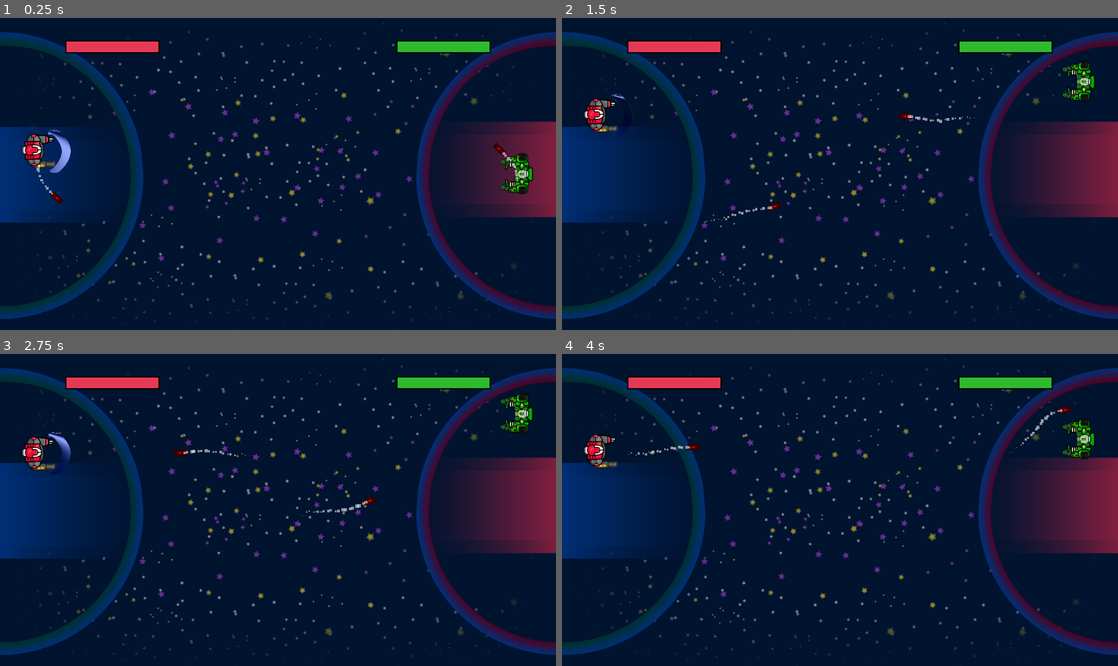
Above: before the commit, frames 1-4 (two rows, left to right).
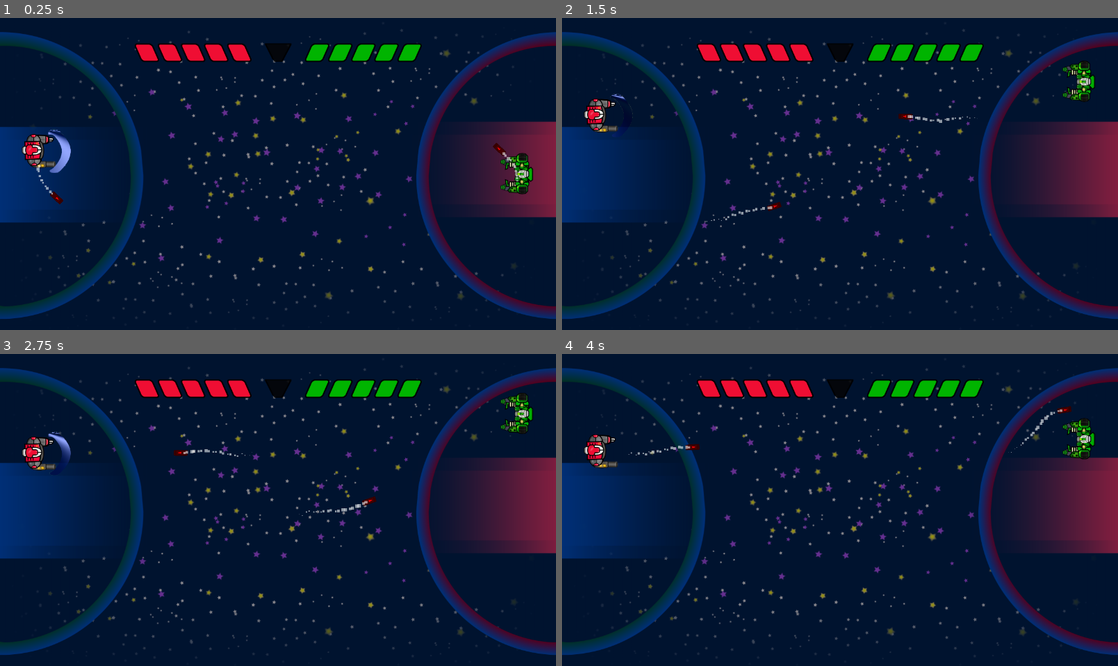
Above: after the commit, the same moments.

Repository: fivemoreminix/mechtoid
Game: Godot game, scene res://assets/scenes/Game.tscn
Same seed, same stepped clock (60 frames per second), same inputs: the game is played once before the commit and once after it. The engine's default icon, where the game draws it, is replaced by a stand-in: a white triangle on a blue panel in a dark square.
Inputs:
- Up to frame 1 (0.25 s): no input
- Up to frame 2 (1.5 s): hold W (up) 0.53-1.28 s; tap Space (shield) at 0.6, 1.35 s; hold S (down) from 1.28 s (still down)
- Up to frame 3 (2.75 s): release S (down) at 2.03 s; hold W (up) from 2.03 s (still down); tap Space (shield) at 2.1 s
- Up to frame 4 (4 s): tap Space (shield) at 2.85, 3.6 s; release W (up) at 3.53 s; hold S (down) from 3.53 s (still down)

The runs differ from the first frame. In frame 1, 3.3% of the frame differs, in the area x 11-89%, y 7-15%; in frame 2, 3.3%; in frame 3, 3.3%; in frame 4, 3.3%.

Commit message:
added the new progress bar :)

Diff:
--- a/assets/scenes/Game.tscn
+++ b/assets/scenes/Game.tscn
@@ -1,10 +1,11 @@
-[gd_scene load_steps=7 format=2]
+[gd_scene load_steps=8 format=2]
 
 [ext_resource path="res://assets/scenes/Player.tscn" type="PackedScene" id=1]
 [ext_resource path="res://assets/scripts/boundary.gd" type="Script" id=2]
 [ext_resource path="res://assets/graphics/backgrounds/BG.png" type="Texture" id=3]
 [ext_resource path="res://assets/scenes/HealthBar.tscn" type="PackedScene" id=4]
 [ext_resource path="res://assets/scenes/AIPlayerController.tscn" type="PackedScene" id=5]
+[ext_resource path="res://assets/HealthBar/rect1269.png" type="Texture" id=6]
 
 [sub_resource type="RectangleShape2D" id=1]
 extents = Vector2( 46, 739.09 )
@@ -22,6 +23,7 @@
 collision_mask = 12
 kind = "Human"
 is_ai_controlled = true
+max_health = 600.0
 
 [node name="AIPlayerController" parent="LeftPlayer" instance=ExtResource( 5 )]
 
@@ -31,6 +33,7 @@
 collision_layer = 2
 collision_mask = 12
 kind = "alien"
+max_health = 600.0
 
 [node name="TopBoundary" type="Area2D" parent="." groups=[
 "boundary",
@@ -68,47 +71,60 @@
 
 [node name="Interface" type="CanvasLayer" parent="."]
 
-[node name="HealthBarLeftP" parent="Interface" groups=[
+[node name="TextureRect" type="TextureRect" parent="Interface"]
+anchor_left = 0.5
+anchor_right = 0.5
+margin_left = -30.5
+margin_top = 60.0
+margin_right = 30.5
+margin_bottom = 42.0
+texture = ExtResource( 6 )
+flip_v = true
+__meta__ = {
+"_edit_use_anchors_": false
+}
+
+[node name="HealthBarLeftP" parent="Interface/TextureRect" groups=[
 "healthbarLeft",
 ] instance=ExtResource( 4 )]
 anchor_top = 0.0
-anchor_bottom = 0.0
-margin_top = 53.0
-margin_right = 150.0
+anchor_right = 0.0
+margin_left = -300.0
+margin_top = 0.0
 
-[node name="HealthBarUnder" parent="Interface/HealthBarLeftP" index="0"]
+[node name="HealthBarUnder" parent="Interface/TextureRect/HealthBarLeftP" index="0"]
 max_value = 0.0
 value = 0.0
 
-[node name="HealthBar" parent="Interface/HealthBarLeftP" index="1"]
+[node name="HealthBar" parent="Interface/TextureRect/HealthBarLeftP" index="1"]
 max_value = 0.0
 value = 0.0
 tint_progress = Color( 0.941176, 0.0588235, 0.203922, 1 )
 
-[node name="HealthBarRightP" parent="Interface" groups=[
+[node name="HealthBarRightP" parent="Interface/TextureRect" groups=[
 "healthbarRight",
 ] instance=ExtResource( 4 )]
+anchor_left = 1.0
 anchor_top = 0.0
-anchor_bottom = 0.0
-margin_left = 1130.0
-margin_top = 53.0
-margin_right = 1130.0
+margin_left = 300.0
+margin_top = 0.0
+margin_right = 300.0
 grow_horizontal = 0
 rect_scale = Vector2( -1, 1 )
 
-[node name="HealthBarUnder" parent="Interface/HealthBarRightP" index="0"]
+[node name="HealthBarUnder" parent="Interface/TextureRect/HealthBarRightP" index="0"]
 max_value = 0.0
 value = 0.0
 
-[node name="HealthBar" parent="Interface/HealthBarRightP" index="1"]
+[node name="HealthBar" parent="Interface/TextureRect/HealthBarRightP" index="1"]
 max_value = 0.0
 value = 0.0
 tint_progress = Color( 0, 0.713726, 0, 1 )
-[connection signal="health_updated" from="LeftPlayer" to="Interface/HealthBarLeftP" method="_on_LeftPlayer_health_updated"]
-[connection signal="max_health_updated" from="LeftPlayer" to="Interface/HealthBarLeftP" method="_on_LeftPlayer_max_health_updated"]
-[connection signal="health_updated" from="LeftPlayer2" to="Interface/HealthBarRightP" method="_on_LeftPlayer2_health_updated"]
-[connection signal="max_health_updated" from="LeftPlayer2" to="Interface/HealthBarRightP" method="_on_LeftPlayer2_max_health_updated"]
+[connection signal="health_updated" from="LeftPlayer" to="Interface/TextureRect/HealthBarLeftP" method="_on_LeftPlayer_health_updated"]
+[connection signal="max_health_updated" from="LeftPlayer" to="Interface/TextureRect/HealthBarLeftP" method="_on_LeftPlayer_max_health_updated"]
+[connection signal="health_updated" from="LeftPlayer2" to="Interface/TextureRect/HealthBarRightP" method="_on_LeftPlayer2_health_updated"]
+[connection signal="max_health_updated" from="LeftPlayer2" to="Interface/TextureRect/HealthBarRightP" method="_on_LeftPlayer2_max_health_updated"]
 
-[editable path="Interface/HealthBarLeftP"]
+[editable path="Interface/TextureRect/HealthBarLeftP"]
 
-[editable path="Interface/HealthBarRightP"]
+[editable path="Interface/TextureRect/HealthBarRightP"]
--- a/assets/scenes/HealthBar.tscn
+++ b/assets/scenes/HealthBar.tscn
@@ -1,8 +1,8 @@
 [gd_scene load_steps=5 format=2]
 
-[ext_resource path="res://assets/HealthBar/Over.png" type="Texture" id=1]
-[ext_resource path="res://assets/HealthBar/Under.png" type="Texture" id=2]
-[ext_resource path="res://assets/HealthBar/Progress.png" type="Texture" id=3]
+[ext_resource path="res://assets/HealthBar/progress.png" type="Texture" id=1]
+[ext_resource path="res://assets/HealthBar/over.png" type="Texture" id=2]
+[ext_resource path="res://assets/HealthBar/under.png" type="Texture" id=3]
 [ext_resource path="res://assets/scenes/HealthBar.gd" type="Script" id=4]
 
 [node name="HealthBar" type="Control"]
@@ -20,9 +20,11 @@
 margin_right = 40.0
 margin_bottom = 40.0
 value = 90.0
-texture_under = ExtResource( 2 )
-texture_over = ExtResource( 1 )
-texture_progress = ExtResource( 3 )
+texture_under = ExtResource( 3 )
+texture_over = ExtResource( 2 )
+texture_progress = ExtResource( 1 )
+tint_under = Color( 0.0352941, 0.0352941, 0.0352941, 1 )
+tint_progress = Color( 0.819608, 0.788235, 0.623529, 1 )
 __meta__ = {
 "_edit_use_anchors_": false
 }
@@ -30,9 +32,10 @@
 [node name="HealthBar" type="TextureProgress" parent="."]
 margin_right = 40.0
 margin_bottom = 40.0
-value = 60.0
-texture_over = ExtResource( 1 )
-texture_progress = ExtResource( 3 )
+value = 8.0
+texture_over = ExtResource( 2 )
+texture_progress = ExtResource( 1 )
+tint_progress = Color( 0.980392, 0.054902, 0.227451, 1 )
 __meta__ = {
 "_edit_use_anchors_": false
 }
Binary file removed: assets/HealthBar/Over.png
Binary file removed: assets/HealthBar/Progress.png
Binary file removed: assets/HealthBar/Under.png
Binary file added: assets/HealthBar/over.png
Not shown, added: assets/HealthBar/over.png.import
Binary file added: assets/HealthBar/progress.png
Not shown, changed: assets/HealthBar/progress.png.import
Binary file added: assets/HealthBar/rect1269.png
Not shown, changed: assets/HealthBar/rect1269.png.import
Binary file added: assets/HealthBar/under.png
Not shown, changed: assets/HealthBar/under.png.import
